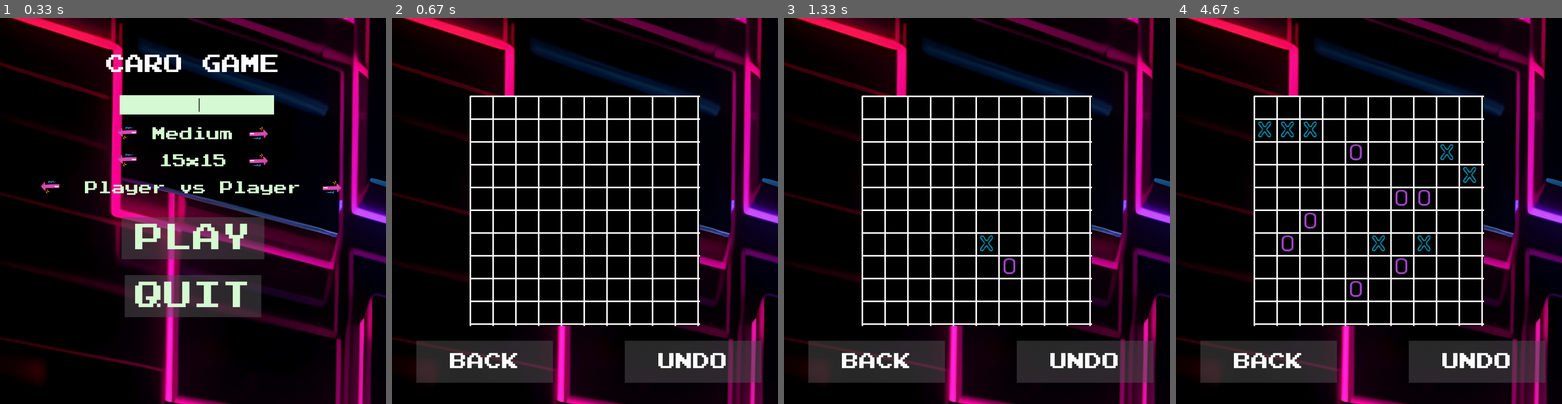
Above: before the commit, frames 1-4 (left to right).
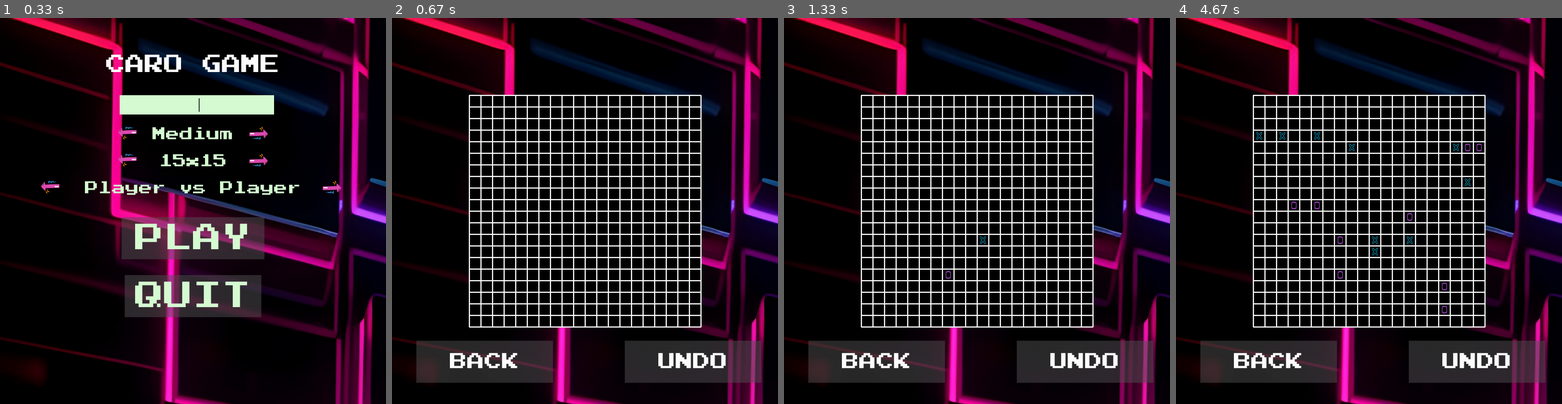
Above: after the commit, the same moments.

Repository: HuyHoang04/Caro-pygame
Game: pygame game, started from Game/Play/algorithm.py
Two runs of this game, one before a commit and one after it. Both use one fixed random seed, a clock stepped at 60 frames per second and the inputs below.
Inputs (mouse positions are in pixels of both pictures, inside the frame that each line leads up to):
- Up to frame 1 (0.33 s): no input
- Up to frame 2 (0.67 s): click (569, 226) at 0.38 s
- Up to frame 3 (1.33 s): click (977, 238) at 0.72 s
- Up to frame 4 (4.67 s): click (1415, 245) at 1.55 s; click (1276, 133) at 1.88 s; click (1372, 253) at 2.22 s; click (1357, 145) at 2.55 s; click (1314, 129) at 2.88 s; click (1469, 176) at 3.22 s; click (1450, 141) at 4.05 s; click (1257, 137) at 4.38 s

Frame 1 is identical in both runs. In frame 2, 11% of the frame differs, in the area x 19-81%, y 19-81%; in frame 3, 11%; in frame 4, 12%.

Commit message:
Update algorithm.py

Diff:
--- a/Game/Play/algorithm.py
+++ b/Game/Play/algorithm.py
@@ -6,8 +6,8 @@
 
 # Constants
 SCREEN_SIZE = 1000
-GRID_SIZE = 10 # N
-CELL_SIZE = 595// GRID_SIZE
+GRID_SIZE = 20 # N
+CELL_SIZE = 600 // GRID_SIZE
 BLACK = (0, 0, 0)
 WHITE = (255, 255, 255)
 BLUE = (0, 0, 255)
@@ -20,7 +20,7 @@
 ICON_X = pygame.transform.scale(ICON_X, (CELL_SIZE - 4, CELL_SIZE - 4))
 ICON_O = pygame.transform.scale(ICON_O, (CELL_SIZE - 4, CELL_SIZE - 4))
 BG = pygame.image.load("assets/Background3.jpg")
-frame_width = 4
+frame_width = 3
 # Initialize board
 board = [[0 for _ in range(GRID_SIZE)] for _ in range(GRID_SIZE)]
 
@@ -44,19 +44,26 @@
     screen.blit(BG, (0, 0))  # Đặt nền màn hình thành màu đen
 
     # Tính toán vị trí bắt đầu của bàn cờ để căn giữa
-    start_x = (SCREEN_SIZE - 595) // 2
-    start_y = (SCREEN_SIZE - 595) // 2
-    pygame.draw.rect(screen, (0, 0, 0), (start_x, start_y, 595, 595))
+    start_x = (SCREEN_SIZE - 600) // 2  # Căn giữa bàn cờ (600px là kích thước của bàn cờ)
+    start_y = (SCREEN_SIZE - 600) // 2  # Căn giữa bàn cờ (600px là kích thước của bàn cờ)
+
+    # Vẽ nền bàn cờ (background của bàn cờ)
+    pygame.draw.rect(screen, (0, 0, 0), (start_x, start_y, 600, 600))
+
     # Vẽ các đường kẻ dọc và ngang cho các ô bàn cờ (không thay đổi)
     for x in range(grid_size + 1):  # Cộng thêm 1 để vẽ đường biên ngoài cùng
+        # Vẽ các đường dọc
         pygame.draw.line(screen, WHITE,
                          (start_x + x * cell_size, start_y),
-                         (start_x + x * cell_size, start_y + 595),
+                         (start_x + x * cell_size, start_y + 600),
                          frame_width)  # Độ dày của các đường kẻ
+
+        # Vẽ các đường ngang
         pygame.draw.line(screen, WHITE,
                          (start_x, start_y + x * cell_size),
-                         (start_x + 595, start_y + x * cell_size),
+                         (start_x + 600, start_y + x * cell_size),
                          frame_width)
+
 
 
 
